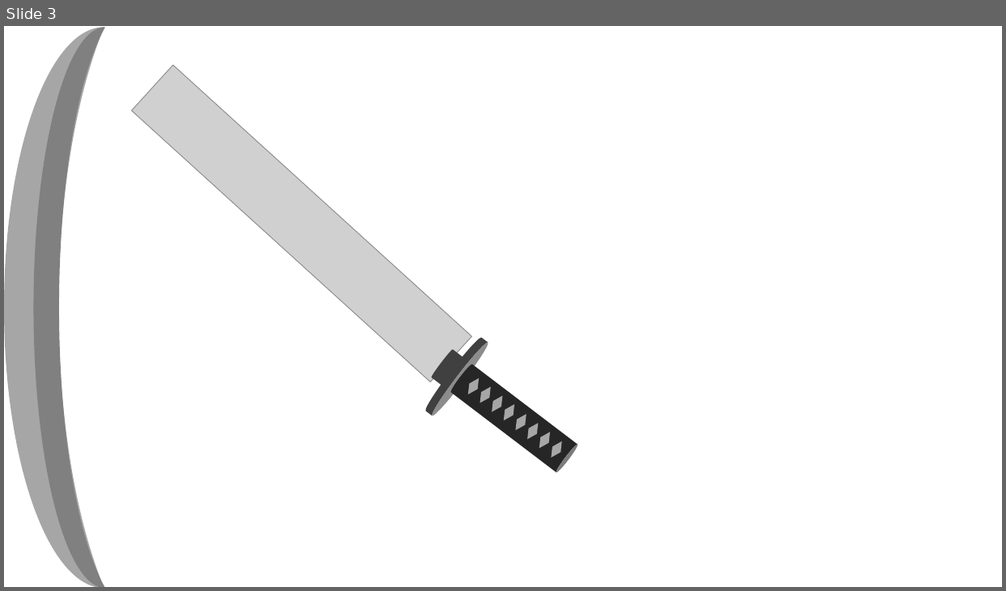
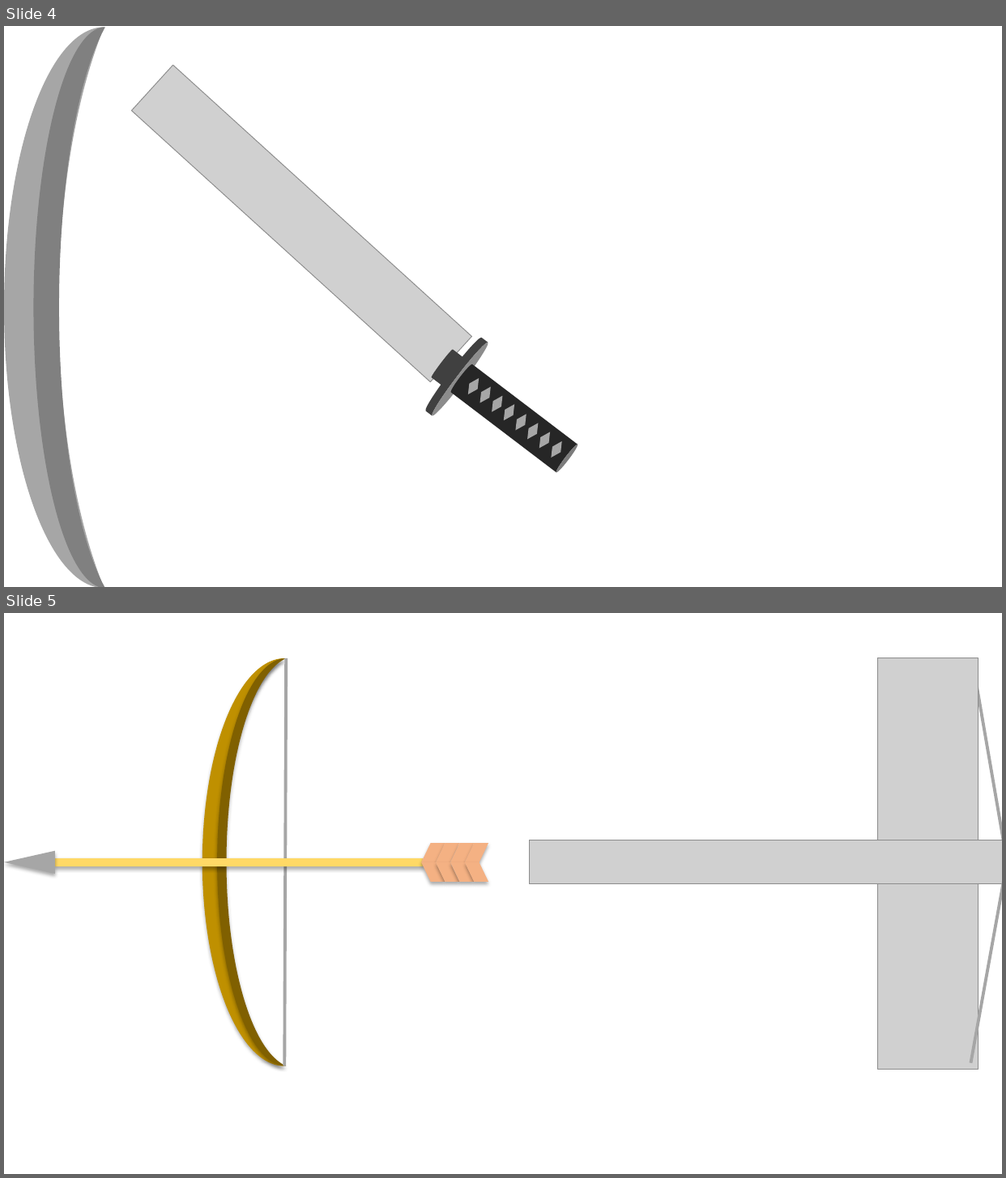
Before and after one commit to TT-3-14159265358979323846264338/towerdefense2, a slide deck: soldier weapon.pptx. Shown one above the other, each under a label of ours: slide 3 before the commit, slides 4 and 5 after it. The pictures are 1006x591 and 1006x1178 pixels, drawn with LibreOffice and Linux fonts; fonts in the diff are those of the drawing; grey boxes stand for pictures. Boxes give left, top, right and bottom in pixels: in the first picture for what was removed or moved away, otherwise in the second. Text is boxed around its words. In the diff, an @@ line names an element or a change of style, - is before the commit and + after.

```diff
--- a/soldier weapon.pptx
+++ b/soldier weapon.pptx
@@ slide 5 added at bbox=[4, 613, 1002, 1174], background #FFFFFF @@
@@ moon added at bbox=[202, 658, 285, 1067], fill #BF9000 @@
@@ moon added at bbox=[217, 658, 286, 1067], fill #806000 @@
@@ line added from (286, 658) to (285, 1067), #A6A6A6 3 pt @@
@@ picture added at bbox=[878, 658, 978, 1070] @@
@@ line added from (973, 662) to (1002, 862), #A6A6A6 3 pt @@
@@ triangle added at bbox=[4, 850, 55, 874], fill #A6A6A6 @@
@@ parallelogram added at bbox=[422, 844, 445, 863], fill #F4B183 @@
@@ parallelogram added at bbox=[436, 844, 460, 863], fill #F4B183 @@
@@ parallelogram added at bbox=[450, 844, 474, 863], fill #F4B183 @@
@@ parallelogram added at bbox=[465, 844, 489, 863], fill #F4B183 @@
@@ picture added at bbox=[530, 841, 1002, 884] @@
@@ rectangle added at bbox=[55, 858, 423, 867], fill #FFD966 @@
@@ parallelogram added at bbox=[422, 862, 445, 882], fill #F4B183 @@
@@ parallelogram added at bbox=[436, 862, 460, 882], fill #F4B183 @@
@@ parallelogram added at bbox=[450, 862, 474, 882], fill #F4B183 @@
@@ parallelogram added at bbox=[465, 862, 489, 882], fill #F4B183 @@
@@ line added from (1002, 863) to (971, 1063), #A6A6A6 3 pt @@
@@ what was slide 3 is now slide 4 @@
```
Also in this commit, not shown: 3 other slides added, 1 other file.
